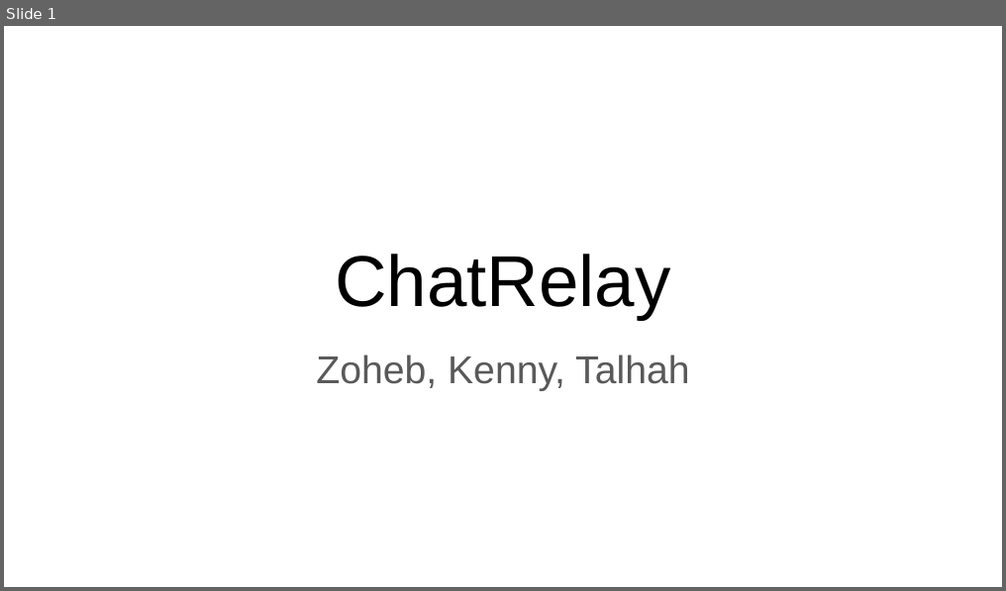
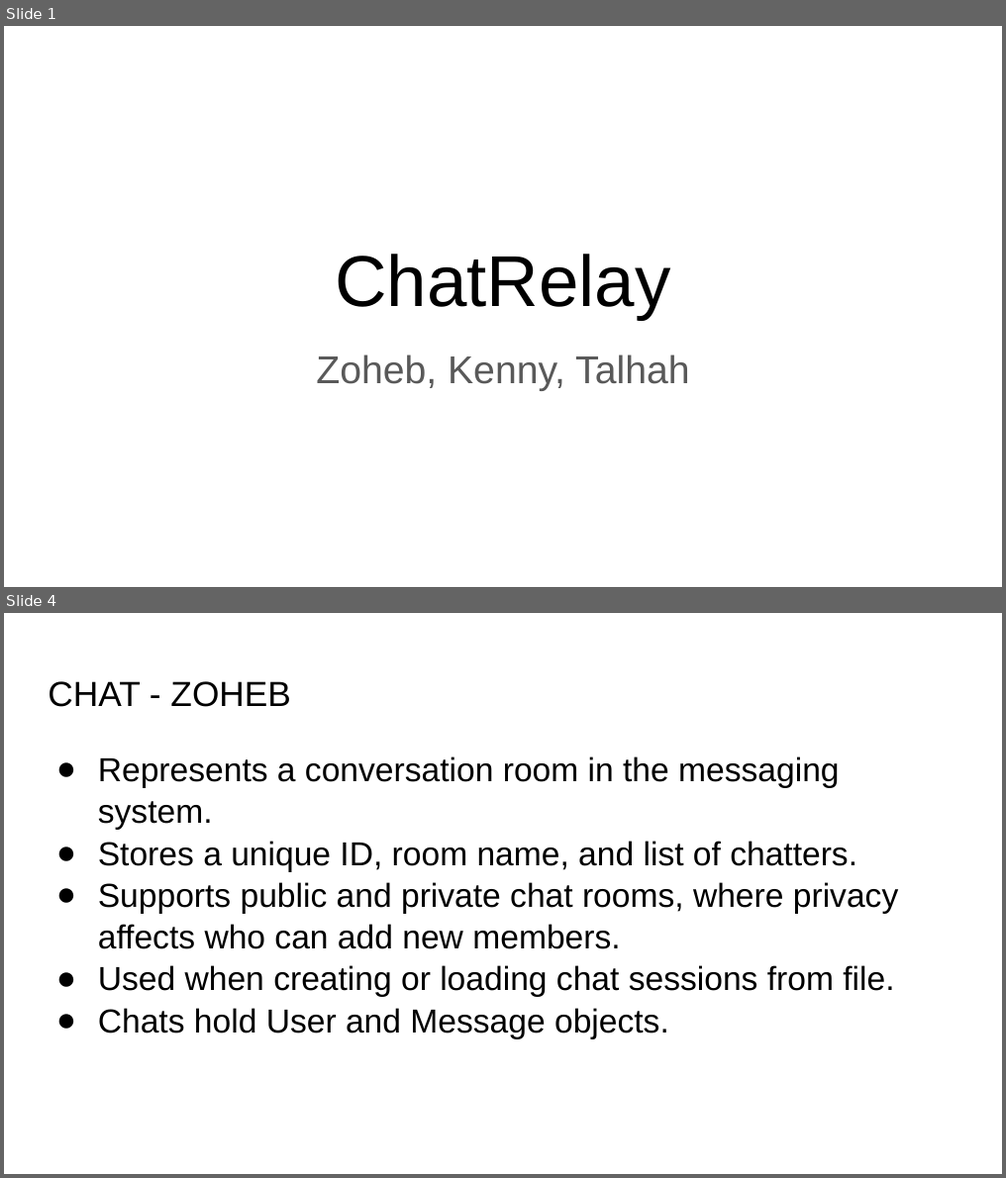
Before and after one commit to ZohebSharif/communicationsGroup4, a slide deck: Phase 3 Documents/chatRelayFinalPresentationSlides.pptx. Shown one above the other, each under a label of ours: slide 1 before the commit, slides 1 and 4 after it; the slides between them are not shown. The pictures are 1006x591 and 1006x1178 pixels, drawn with LibreOffice and Linux fonts; fonts in the diff are those of the drawing. Boxes give left, top, right and bottom in pixels: in the first picture for what was removed or moved away, otherwise in the second. Text is boxed around its words. In the diff, an @@ line names an element or a change of style, - is before the commit and + after.

Commit message:
finished slides for USER, MESSAGE, CHAT, and UNIT TESTING

```diff
--- a/Phase 3 Documents/chatRelayFinalPresentationSlides.pptx
+++ b/Phase 3 Documents/chatRelayFinalPresentationSlides.pptx
@@ slide 4 added at (x1=4, y1=613, x2=1002, y2=1174), background #FFFFFF @@
@@ title added at (x1=48, y1=681, x2=290, y2=707), 25.2 pt, text #000000 @@
+CHAT - ZOHEB
@@ text added at (x1=98, y1=757, x2=898, y2=1040), 24 pt, text #000000 @@
+● Represents a conversation room in the messaging system.
+● Stores a unique ID, room name, and list of chatters.
+● Supports public and private chat rooms, where privacy affects who can add new members.
+● Used when creating or loading chat sessions from file.
+● Chats hold User and Message objects.
```
Also in this commit, not shown: 13 other slides added.
